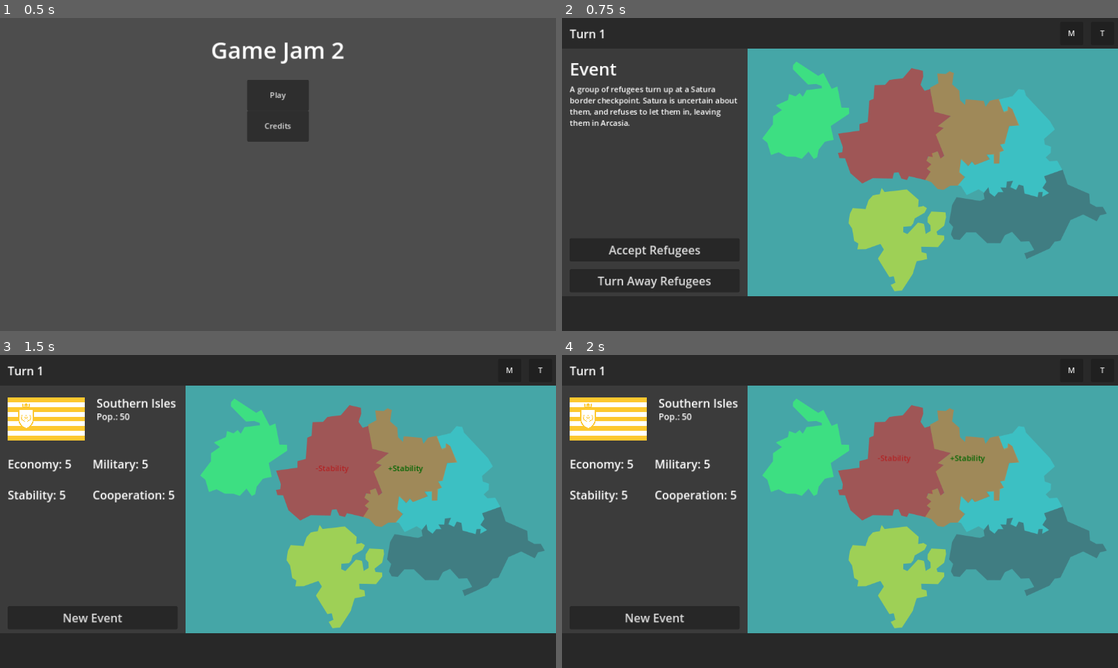
Above: before the commit, frames 1-4 (two rows, left to right).
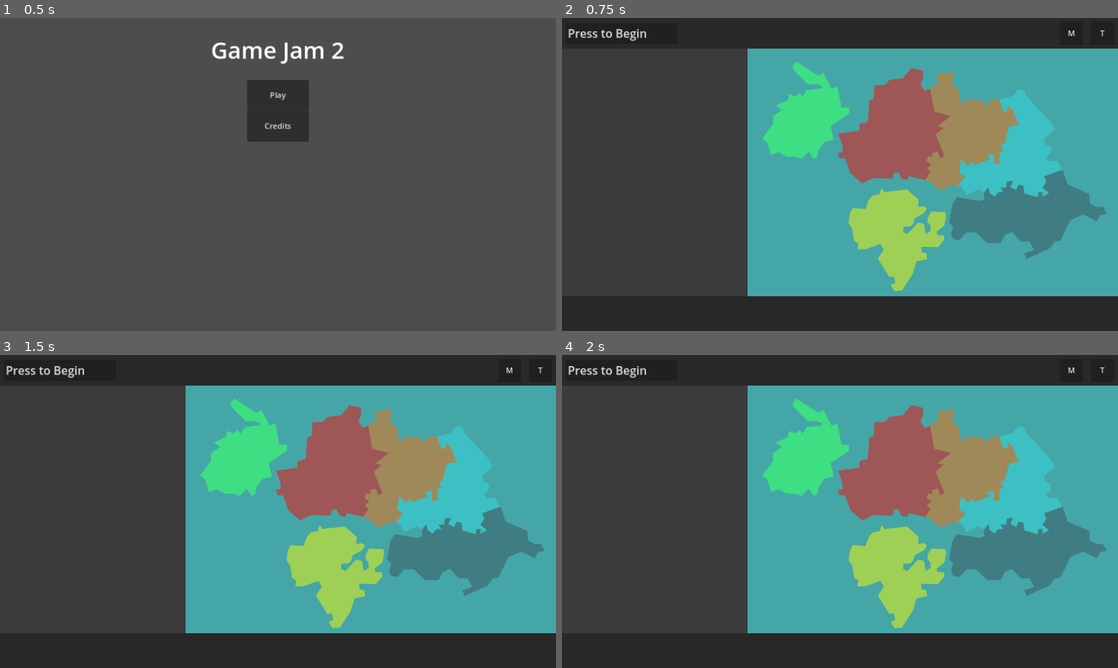
Above: after the commit, the same moments.

Repository: SaturdayMilkshake/game-jam-2
Game: Godot game, scene res://scenes/title_screen/title_screen.tscn
Two runs of this game, one before a commit and one after it. Both use one fixed random seed, a clock stepped at 60 frames per second and the inputs below.
Inputs (mouse positions are in pixels of both pictures, inside the frame that each line leads up to):
- Up to frame 1 (0.5 s): no input
- Up to frame 2 (0.75 s): click "Play" at 0.5 s
- Up to frame 3 (1.5 s): click (94, 617) at 1.25 s, where only the run before the commit has a clickable "Turn Away Refugees"
- Up to frame 4 (2 s): no input

Frame 1 is identical in both runs. In frame 2, 2.0% of the frame differs, in the area x 1-32%, y 3-87%; in frame 3, 3.4%; in frame 4, 3.5%, in the area x 1-77%, y 3-86%.

Commit message:
fix bugs with country and event info displaying

Diff:
--- a/misc/event_spreadsheet.csv
+++ b/misc/event_spreadsheet.csv
@@ -1,4 +1,4 @@
 Event Number,Description,Country 1,Country 2,Option 1 Name,Option 2 Name,Option 1 Effect 1,Option 1 Modifier 1,Option 1 …(257 unchanged characters)…
 1,COUNTRY1 and COUNTRY2 are having a dispute on the status of Neutralia.,RANDOM,RANDOM,Award to COUNTRY1,Award to COUNTRY2,Cooperation,2,Military,1,Cooperation,-3,,,Cooperation,-2,,,Cooperation,1,Military,1
 2,"A massive oil deposit has been found at the border of COUNTRY1 and COUNTRY2. However, they both claim a majority of  …(217 unchanged characters)…
-3,"A group of refugees turn up at a COUNTRY1 border checkpoint. COUNTRY1 is uncertain about them, and refuses to let them in, leaving them in COUNTRY2.",RANDOM,RANDOM,Accept Refugees,Turn Away Refugees,Stability,2,,,Stability,-2,,,Stability,-2,,,Stability,2,,
+3,"A group of refugees turn up at a COUNTRY1 border checkpoint. COUNTRY1 is uncertain about them, and refuses to let them in, leaving them in COUNTRY2.",RANDOM,RANDOM,Accept Refugees,Turn Away Refugees,Stability,-2,,,Stability,2,,,Stability,2,,,Stability,-2,,
--- a/scenes/components/cooperation/cooperation.gd
+++ b/scenes/components/cooperation/cooperation.gd
@@ -10,3 +10,5 @@
 	if cooperation <= 0:
 		cooperation = 0
 		emit_signal("no_cooperation")
+	if cooperation >= 10:
+		cooperation = 10
--- a/scenes/components/economy/economy.gd
+++ b/scenes/components/economy/economy.gd
@@ -7,9 +7,8 @@
 func modify_economy(modifier: int) -> void:
 	economy += modifier
 
-	if modifier > 0:
-		pass
-
 	if economy <= 0:
 		economy = 0
 		emit_signal("no_economy")
+	if economy >= 10:
+		economy = 10
--- a/scenes/components/military/military.gd
+++ b/scenes/components/military/military.gd
@@ -10,3 +10,5 @@
 	if military <= 0:
 		military = 0
 		emit_signal("no_military")
+	if military >= 10:
+		military = 10
--- a/scenes/components/stability/stability.gd
+++ b/scenes/components/stability/stability.gd
@@ -10,3 +10,5 @@
 	if stability <= 0:
 		stability = 0
 		emit_signal("no_stability")
+	if stability >= 10:
+		stability = 10
--- a/scenes/country/country.gd
+++ b/scenes/country/country.gd
@@ -24,12 +24,17 @@
 	var source_image: Image = load(map).get_image()
 	bitmap.create_from_image_alpha(source_image)
 	$Map.texture_click_mask = bitmap
-	economy.economy = starting_economy
-	stability.stability = starting_stability
-	military.military = starting_military
+	generate_starting_attribute_values()
 
-func new_turn(_turn: int) -> void:
+func new_turn() -> void:
 	population += (economy.economy - 5) + (stability.stability - 5)
+
+func generate_starting_attribute_values() -> void:
+	economy.economy = randi_range(3, 7)
+	stability.stability = randi_range(3, 7)
+	military.military = randi_range(3, 7)
+	cooperation.cooperation = randi_range(3, 7)
+	population = randi_range(40, 60)
 
 func modify_country_value(country: String, attribute: String, modifier: int) -> void:
 	if country == country_name:
@@ -40,16 +45,16 @@
 
 		match attribute:
 			"Economy":
-				economy.economy += modifier
+				economy.modify_economy(modifier)
 				$Status.text += "Economy"
 			"Stability":
-				stability.stability += modifier
+				stability.modify_stability(modifier)
 				$Status.text += "Stability"
 			"Military":
-				military.military += modifier
+				military.modify_military(modifier)
 				$Status.text += "Military"
 			"Cooperation":
-				cooperation.cooperation += modifier
+				cooperation.modify_cooperation(modifier)
 				$Status.text += "Cooperation"
 			"Population":
 				population += modifier
@@ -57,7 +62,7 @@
 		$Status.text += "\n"
 		$Status.text.strip_edges()
 		move_status_label()
-	SignalHandler.emit_signal("country_selected", country_name, flag, population, economy.economy, stability.stability, military.military, cooperation.cooperation)
+	#SignalHandler.emit_signal("country_selected", country_name, flag, population, economy.economy, stability.stability, military.military, cooperation.cooperation)
 
 func _on_map_pressed() -> void:
 	SignalHandler.emit_signal("country_selected", country_name, flag, population, economy.economy, stability.stability, military.military, cooperation.cooperation)
--- a/scenes/game_manager/event_manager.gd
+++ b/scenes/game_manager/event_manager.gd
@@ -10,7 +10,6 @@
 	SignalHandler.connect("event_option_selected", Callable(self, "event_option_selected"))
 	SignalHandler.connect("new_event_requested", Callable(self, "new_event_requested"))
 	initialize_events()
-	generate_new_event()
 
 func initialize_events() -> void:
 	var event_file: FileAccess = FileAccess.open("res://misc/event_spreadsheet.csv", FileAccess.READ)
@@ -33,17 +32,18 @@
 	SignalHandler.emit_signal("event_generated", current_event[1], current_event[2], current_event[3], current_event[4], current_event[5])
 
 func event_option_selected(option: int) -> void:
-	match option:
-		1:
-			SignalHandler.emit_signal("modify_country_value", current_event[2], current_event[6], current_event[7].to_int())
-			SignalHandler.emit_signal("modify_country_value", current_event[2], current_event[8], current_event[9].to_int())
-			SignalHandler.emit_signal("modify_country_value", current_event[3], current_event[10], current_event[11].to_int())
-			SignalHandler.emit_signal("modify_country_value", current_event[3], current_event[12], current_event[13].to_int())
-		2:
-			SignalHandler.emit_signal("modify_country_value", current_event[2], current_event[14], current_event[15].to_int())
-			SignalHandler.emit_signal("modify_country_value", current_event[2], current_event[16], current_event[17].to_int())
-			SignalHandler.emit_signal("modify_country_value", current_event[3], current_event[18], current_event[19].to_int())
-			SignalHandler.emit_signal("modify_country_value", current_event[3], current_event[20], current_event[21].to_int())
+	if current_event:
+		match option:
+			1:
+				SignalHandler.emit_signal("modify_country_value", current_event[2], current_event[6], current_event[7].to_int())
+				SignalHandler.emit_signal("modify_country_value", current_event[2], current_event[8], current_event[9].to_int())
+				SignalHandler.emit_signal("modify_country_value", current_event[3], current_event[10], current_event[11].to_int())
+				SignalHandler.emit_signal("modify_country_value", current_event[3], current_event[12], current_event[13].to_int())
+			2:
+				SignalHandler.emit_signal("modify_country_value", current_event[2], current_event[14], current_event[15].to_int())
+				SignalHandler.emit_signal("modify_country_value", current_event[2], current_event[16], current_event[17].to_int())
+				SignalHandler.emit_signal("modify_country_value", current_event[3], current_event[18], current_event[19].to_int())
+				SignalHandler.emit_signal("modify_country_value", current_event[3], current_event[20], current_event[21].to_int())
 
 func new_event_requested() -> void:
 	generate_new_event()
--- a/scenes/game_manager/game_manager.gd
+++ b/scenes/game_manager/game_manager.gd
@@ -2,8 +2,12 @@
 
 var turn: int = 0
 
+func _ready() -> void:
+	SignalHandler.connect("new_turn", Callable(self, "new_turn"))
+
 func new_turn() -> void:
-	SignalHandler.emit_signal("new_turn", turn)
+	turn += 1
+	SignalHandler.emit_signal("turn_updated", turn)
 
 func modify_country_value(_country: String, _attribute: String, _modifier: int) -> void:
 	pass
--- a/scenes/world/ui/country_info/country_info.gd
+++ b/scenes/world/ui/country_info/country_info.gd
@@ -2,8 +2,10 @@
 
 func _ready() -> void:
 	SignalHandler.connect("country_selected", Callable(self, "country_selected"))
+	SignalHandler.connect("new_turn", Callable(self, "new_turn"))
 
 func country_selected(country: String, flag: String, population: int, economy: int, stability: int, military: int, cooperation: int) -> void:
+	reset_label_color()
 	self.visible = true
 	$CountryName.text = country
 	$Flag.texture = load(flag)
@@ -12,7 +14,38 @@
 	$Stability.text = "Stability: " + str(stability)
 	$Military.text = "Military: " + str(military)
 	$Cooperation.text = "Cooperation: " + str(cooperation)
+	color_labels(population, economy, stability, military, cooperation)
 
-func _on_new_event_pressed() -> void:
+func reset_label_color() -> void:
+	$Economy.modulate = Color(1.0, 1.0, 1.0, 1.0)
+	$Stability.modulate = Color(1.0, 1.0, 1.0, 1.0)
+	$Military.modulate = Color(1.0, 1.0, 1.0, 1.0)
+	$Cooperation.modulate = Color(1.0, 1.0, 1.0, 1.0)
+
+func color_labels(population: int, economy: int, stability: int, military: int, cooperation: int) -> void:
+	if economy <= 3:
+		$Economy.modulate = Color.INDIAN_RED
+	elif economy >= 10:
+		$Economy.modulate = Color.SEA_GREEN
+
+	if stability <= 3:
+		$Stability.modulate = Color.INDIAN_RED
+	elif stability >= 10:
+		$Stability.modulate = Color.SEA_GREEN
+
+	if military <= 3:
+		$Military.modulate = Color.INDIAN_RED
+	elif military >= 10:
+		$Military.modulate = Color.SEA_GREEN
+
+	if cooperation <= 3:
+		$Cooperation.modulate = Color.INDIAN_RED
+	elif cooperation >= 10:
+		$Cooperation.modulate = Color.SEA_GREEN
+
+func _on_open_events_pressed() -> void:
+	SignalHandler.emit_signal("set_event_info_visibility", true)
 	self.visible = false
-	SignalHandler.emit_signal("new_event_requested")
+
+func new_turn() -> void:
+	self.visible = false
--- a/scenes/world/ui/country_info/country_info.tscn
+++ b/scenes/world/ui/country_info/country_info.tscn
@@ -1,7 +1,9 @@
-[gd_scene load_steps=3 format=3 uid="uid://bs357xfrieidy"]
+[gd_scene load_steps=4 format=3 uid="uid://bs357xfrieidy"]
 
 [ext_resource type="Script" path="res://scenes/world/ui/country_info/country_info.gd" id="1_rn7no"]
 [ext_resource type="Texture2D" uid="uid://ccx85m0m64euw" path="res://assets/flags/satura.svg" id="2_pgu2d"]
+
+[sub_resource type="StyleBoxEmpty" id="StyleBoxEmpty_3ut37"]
 
 [node name="CountryInfo" type="Control"]
 layout_mode = 3
@@ -80,13 +82,14 @@
 text = "Cooperation: 5"
 vertical_alignment = 1
 
-[node name="NewEvent" type="Button" parent="."]
+[node name="OpenEvents" type="Button" parent="."]
 layout_mode = 0
 offset_left = 16.0
 offset_top = 456.0
 offset_right = 368.0
 offset_bottom = 504.0
 theme_override_font_sizes/font_size = 24
-text = "New Event"
+theme_override_styles/focus = SubResource("StyleBoxEmpty_3ut37")
+text = "Show Events"
 
-[connection signal="pressed" from="NewEvent" to="." method="_on_new_event_pressed"]
+[connection signal="pressed" from="OpenEvents" to="." method="_on_open_events_pressed"]
--- a/scenes/world/ui/event_info/event_info.gd
+++ b/scenes/world/ui/event_info/event_info.gd
@@ -2,26 +2,71 @@
 
 @onready var description: Node = $Description
 
+var current_event: int = 1
+var events_this_turn: int = 3
+
 func _ready() -> void:
 	SignalHandler.connect("country_selected", Callable(self, "country_selected"))
 	SignalHandler.connect("event_generated", Callable(self, "event_generated"))
+	SignalHandler.connect("new_turn", Callable(self, "new_turn"))
+	SignalHandler.connect("game_started", Callable(self, "game_started"))
+	SignalHandler.connect("set_event_info_visibility", Callable(self, "set_event_info_visibility"))
+	$Option1.visible = false
+	$Option2.visible = false
+	self.visible = false
 
 func _on_option_1_pressed() -> void:
 	SignalHandler.emit_signal("event_option_selected", 1)
-	self.visible = false
+	option_selected()
 
 func _on_option_2_pressed() -> void:
 	SignalHandler.emit_signal("event_option_selected", 2)
-	self.visible = false
+	option_selected()
+
+func game_started() -> void:
+	SignalHandler.emit_signal("new_event_requested")
+	$Option1.visible = true
+	$Option2.visible = true
+	self.visible = true
 
 func country_selected(_country: String, _flag: String, _population: int, _economy: int, _stability: int, _military: int, _cooperation: int) -> void:
 	self.visible = false
 
 func event_generated(event_description: String, country_1: String, country_2: String, option_1: String, option_2: String) -> void:
 	var new_text: String = event_description.replace("COUNTRY1", country_1).replace("COUNTRY2", country_2)
-	$Description.text = new_text
+	#wtf but also this is a game jam so who cares
+	var new_colored_text: String = new_text.replace("Satura", "[color=crimson]Satura[/color]").replace("Carateria", "[color=cyan]Carateria[/color]").replace("Beorland", "[color=lime]Beorland[/color]").replace("Arcasia", "[color=orange]Arcasia[/color]").replace("Contana", "[color=lightslategray]Contana[/color]").replace("Southern Isles", "[color=yellow]Southern Isles[/color]")
+	$Description.text = new_colored_text
 	var new_option_1: String = option_1.replace("COUNTRY1", country_1).replace("COUNTRY2", country_2)
 	$Option1.text = new_option_1
 	var new_option_2: String = option_2.replace("COUNTRY1", country_1).replace("COUNTRY2", country_2)
 	$Option2.text = new_option_2
 	self.visible = true
+
+func new_turn() -> void:
+	self.visible = true
+	$Option1.visible = true
+	$Option2.visible = true
+	events_this_turn = randi_range(1, 3)
+	current_event = 1
+	$Event.text = "Event " + str(current_event) + " / " + str(events_this_turn)
+	SignalHandler.emit_signal("new_event_requested")
+
+func option_selected() -> void:
+	current_event += 1
+	if current_event > events_this_turn:
+		$Option1.visible = false
+		$Option2.visible = false
+		$Event.text = "Turn Finished"
+		$Description.text = "You have completed all events this turn. Please press New Turn to continue."
+		SignalHandler.emit_signal("finished_all_events_this_turn")
+	else:
+		$Event.text = "Event " + str(current_event) + " / " + str(events_this_turn)
+		SignalHandler.emit_signal("new_event_requested")
+
+func set_event_info_visibility(status: bool) -> void:
+	self.visible = status
+	if current_event > events_this_turn:
+		$Option1.visible = false
+		$Option2.visible = false
+		$Description.text = "You have completed all events this turn. Please press New Turn to continue."
--- a/scenes/world/ui/event_info/event_info.tscn
+++ b/scenes/world/ui/event_info/event_info.tscn
@@ -1,6 +1,10 @@
-[gd_scene load_steps=2 format=3 uid="uid://wa8c6q8bsggs"]
+[gd_scene load_steps=4 format=3 uid="uid://wa8c6q8bsggs"]
 
 [ext_resource type="Script" path="res://scenes/world/ui/event_info/event_info.gd" id="1_5656b"]
+
+[sub_resource type="StyleBoxEmpty" id="StyleBoxEmpty_o6ie3"]
+
+[sub_resource type="StyleBoxEmpty" id="StyleBoxEmpty_wkv1d"]
 
 [node name="EventInfo" type="Control"]
 layout_mode = 3
@@ -16,7 +20,6 @@
 offset_right = 256.0
 offset_bottom = 66.0
 theme_override_font_sizes/font_size = 36
-text = "Event"
 vertical_alignment = 1
 
 [node name="Description" type="RichTextLabel" parent="."]
@@ -26,8 +29,6 @@
 offset_right = 368.0
 offset_bottom = 376.0
 bbcode_enabled = true
-text = "[color=pink]Satura[/color] and [color=cyan]Carateria[/color] are having a territorial dispute on the status of Neutralia.
-To what country should the island be awarded to?"
 
 [node name="Option1" type="Button" parent="."]
 layout_mode = 0
@@ -35,8 +36,9 @@
 offset_top = 392.0
 offset_right = 368.0
 offset_bottom = 440.0
+focus_mode = 1
 theme_override_font_sizes/font_size = 24
-text = "Approve"
+theme_override_styles/focus = SubResource("StyleBoxEmpty_o6ie3")
 
 [node name="Option2" type="Button" parent="."]
 layout_mode = 0
@@ -44,8 +46,9 @@
 offset_top = 456.0
 offset_right = 368.0
 offset_bottom = 504.0
+focus_mode = 1
 theme_override_font_sizes/font_size = 24
-text = "Reject"
+theme_override_styles/focus = SubResource("StyleBoxEmpty_wkv1d")
 
 [connection signal="pressed" from="Option1" to="." method="_on_option_1_pressed"]
 [connection signal="pressed" from="Option2" to="." method="_on_option_2_pressed"]
--- /dev/null
+++ b/scenes/world/ui/turn_button/turn_button.gd
@@ -0,0 +1,22 @@
+extends Button
+
+var game_active: bool = false
+
+func _ready() -> void:
+	SignalHandler.connect("turn_updated", Callable(self, "turn_updated"))
+	SignalHandler.connect("finished_all_events_this_turn", Callable(self, "events_completed"))
+
+func _on_pressed() -> void:
+	if !game_active:
+		game_active = true
+		SignalHandler.emit_signal("game_started")
+		self.disabled = true
+	else:
+		self.disabled = true
+	SignalHandler.emit_signal("new_turn")
+
+func turn_updated(turn: int) -> void:
+	self.text = "Turn " + str(turn)
+
+func events_completed() -> void:
+	self.disabled = false
--- /dev/null
+++ b/scenes/world/ui/turn_button/turn_button.tscn
@@ -0,0 +1,29 @@
+[gd_scene load_steps=6 format=3 uid="uid://dca8skq7b8w1m"]
+
+[ext_resource type="Script" path="res://scenes/world/ui/turn_button/turn_button.gd" id="1_ed0ck"]
+
+[sub_resource type="StyleBoxEmpty" id="StyleBoxEmpty_liip5"]
+
+[sub_resource type="StyleBoxEmpty" id="StyleBoxEmpty_hlqfq"]
+
+[sub_resource type="StyleBoxEmpty" id="StyleBoxEmpty_h4po6"]
+
+[sub_resource type="StyleBoxEmpty" id="StyleBoxEmpty_xl1gf"]
+
+[node name="TurnButton" type="Button"]
+anchors_preset = -1
+anchor_right = 0.00694444
+anchor_bottom = 0.0216049
+offset_right = 232.0
+offset_bottom = 42.0
+theme_override_font_sizes/font_size = 24
+theme_override_styles/focus = SubResource("StyleBoxEmpty_liip5")
+theme_override_styles/hover_pressed = SubResource("StyleBoxEmpty_hlqfq")
+theme_override_styles/hover = SubResource("StyleBoxEmpty_h4po6")
+theme_override_styles/pressed = SubResource("StyleBoxEmpty_xl1gf")
+text = "Turn 1"
+alignment = 0
+script = ExtResource("1_ed0ck")
+metadata/_edit_use_anchors_ = true
+
+[connection signal="pressed" from="." to="." method="_on_pressed"]
--- a/scenes/world/world.gd
+++ b/scenes/world/world.gd
@@ -1,4 +1,7 @@
 extends Node2D
+
+func _ready() -> void:
+	pass
 
 func _on_back_to_title_pressed() -> void:
 	get_tree().change_scene_to_file("res://scenes/title_screen/title_screen.tscn")
--- a/scenes/world/world.tscn
+++ b/scenes/world/world.tscn
@@ -1,10 +1,11 @@
-[gd_scene load_steps=8 format=3 uid="uid://cbvkf5dobplar"]
+[gd_scene load_steps=9 format=3 uid="uid://cbvkf5dobplar"]
 
 [ext_resource type="Script" path="res://scenes/world/world.gd" id="1_il811"]
 [ext_resource type="PackedScene" uid="uid://cdycehgp78nr0" path="res://scenes/country/country.tscn" id="1_wohfb"]
 [ext_resource type="PackedScene" uid="uid://da367dath0qla" path="res://scenes/game_manager/game_manager.tscn" id="3_5iws7"]
 [ext_resource type="PackedScene" uid="uid://wa8c6q8bsggs" path="res://scenes/world/ui/event_info/event_info.tscn" id="3_21bx7"]
 [ext_resource type="PackedScene" uid="uid://bs357xfrieidy" path="res://scenes/world/ui/country_info/country_info.tscn" id="3_txpeh"]
+[ext_resource type="PackedScene" uid="uid://dca8skq7b8w1m" path="res://scenes/world/ui/turn_button/turn_button.tscn" id="4_x1ahm"]
 [ext_resource type="PackedScene" uid="uid://s7thsiwi1uuy" path="res://scenes/options/audio_toggle.tscn" id="6_3geyv"]
 [ext_resource type="Texture2D" uid="uid://c7tlb7n1slofl" path="res://assets/flags/map_nobg.svg" id="6_mxnvk"]
 
@@ -32,16 +33,6 @@
 visible = false
 
 [node name="EventInfo" parent="LeftPanel" instance=ExtResource("3_21bx7")]
-
-[node name="Date" type="Label" parent="."]
-offset_left = 16.0
-offset_top = 15.0
-offset_right = 248.0
-offset_bottom = 48.0
-theme_override_font_sizes/font_size = 24
-text = "Turn 1"
-vertical_alignment = 1
-metadata/_edit_use_anchors_ = true
 
 [node name="GameManager" parent="." instance=ExtResource("3_5iws7")]
 
@@ -76,6 +67,13 @@
 offset_bottom = 576.0
 texture = ExtResource("6_mxnvk")
 metadata/_edit_lock_ = true
+
+[node name="TurnButton" parent="." instance=ExtResource("4_x1ahm")]
+offset_left = 8.0
+offset_top = 10.0
+offset_right = 240.0
+offset_bottom = 52.0
+text = "Press to Begin"
 
 [node name="Countries" type="Node2D" parent="."]
 position = Vector2(384, 64)
--- a/scripts/signal_handler.gd
+++ b/scripts/signal_handler.gd
@@ -1,7 +1,9 @@
 extends Node
 
 @warning_ignore("unused_signal")
-signal new_turn(turn: int)
+signal new_turn
+@warning_ignore("unused_signal")
+signal turn_updated(turn: int)
 
 @warning_ignore("unused_signal")
 signal country_selected(country: String, flag: String, population: int, economy: int, stability: int, military: int, cooperation: int)
@@ -16,3 +18,12 @@
 
 @warning_ignore("unused_signal")
 signal event_option_selected(option: int)
+
+@warning_ignore("unused_signal")
+signal set_event_info_visibility(status: int)
+
+@warning_ignore("unused_signal")
+signal finished_all_events_this_turn
+
+@warning_ignore("unused_signal")
+signal game_started
Binary file changed: misc/event_spreadsheet.Country 1.translation
Binary file changed: misc/event_spreadsheet.Country 2.translation
Binary file changed: misc/event_spreadsheet.Description.translation
Binary file changed: misc/event_spreadsheet.Option 1 Effect 1.translation
Binary file changed: misc/event_spreadsheet.Option 1 Effect 2.translation
Binary file changed: misc/event_spreadsheet.Option 1 Effect 3.translation
Binary file changed: misc/event_spreadsheet.Option 1 Effect 4.translation
Binary file changed: misc/event_spreadsheet.Option 1 Modifier 1.translation
Binary file changed: misc/event_spreadsheet.Option 1 Modifier 2.translation
Binary file changed: misc/event_spreadsheet.Option 1 Modifier 3.translation
Binary file changed: misc/event_spreadsheet.Option 1 Modifier 4.translation
Binary file changed: misc/event_spreadsheet.Option 1 Name.translation
(and 10 more such lines)
